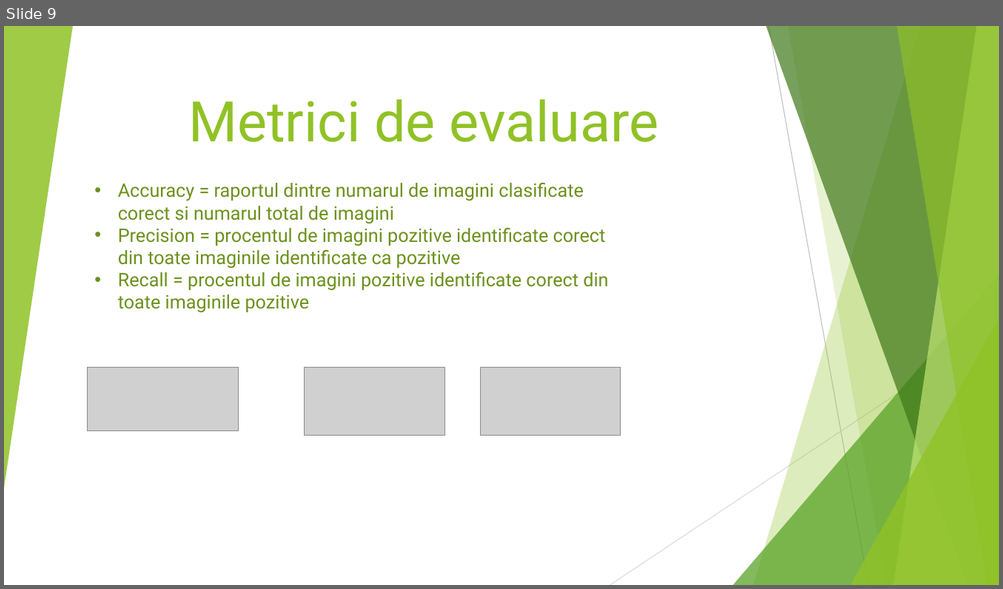
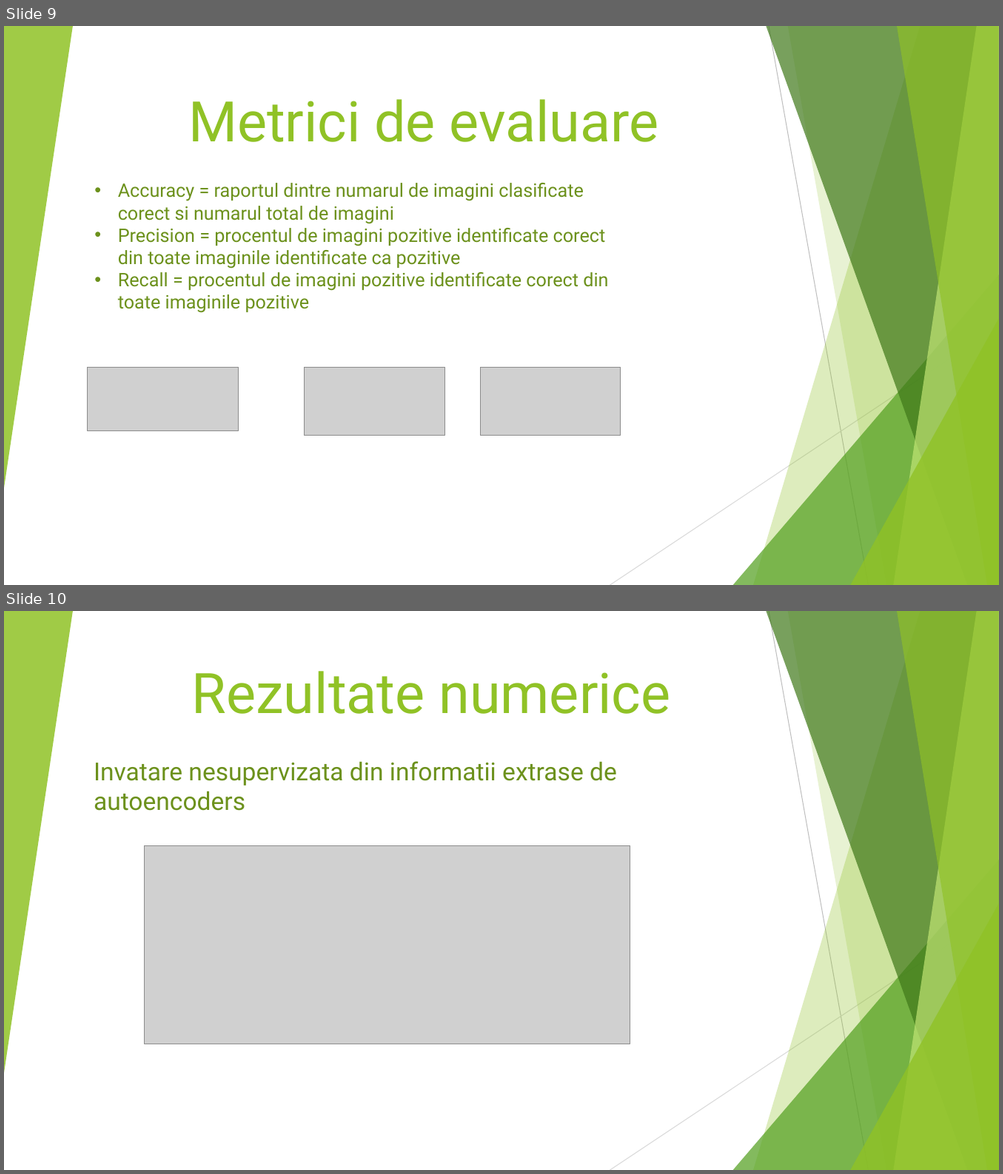
Before and after one commit to StefanSebastian/HydrangeaDetection, a slide deck: documentatie/prezentare2.pptx. Shown one above the other, each under a label of ours: slide 9 before the commit, slides 9 and 10 after it. The pictures are 1003x589 and 1003x1174 pixels, drawn with LibreOffice and Linux fonts; fonts in the diff are those of the drawing; grey boxes stand for pictures. Boxes give left, top, right and bottom in pixels: in the first picture for what was removed or moved away, otherwise in the second. Text is boxed around its words. In the diff, an @@ line names an element or a change of style, - is before the commit and + after.

```diff
--- a/documentatie/prezentare2.pptx
+++ b/documentatie/prezentare2.pptx
@@ slide 10 added at bbox=[4, 611, 999, 1170], background #FFFFFF; not listed: 10 template elements that a slide beside it also shows @@
@@ title added at bbox=[192, 671, 670, 714], 54 pt, text #90C226 @@
+Rezultate numerice
@@ text added at bbox=[94, 761, 617, 811], 24 pt, text #6C921D @@
+Invatare nesupervizata din informatii extrase de autoencoders
@@ picture added at bbox=[145, 846, 630, 1045] @@
```
Also in this commit, not shown: 1 slide changed, 1 other slide added, 1 slide removed, 2 other files.
